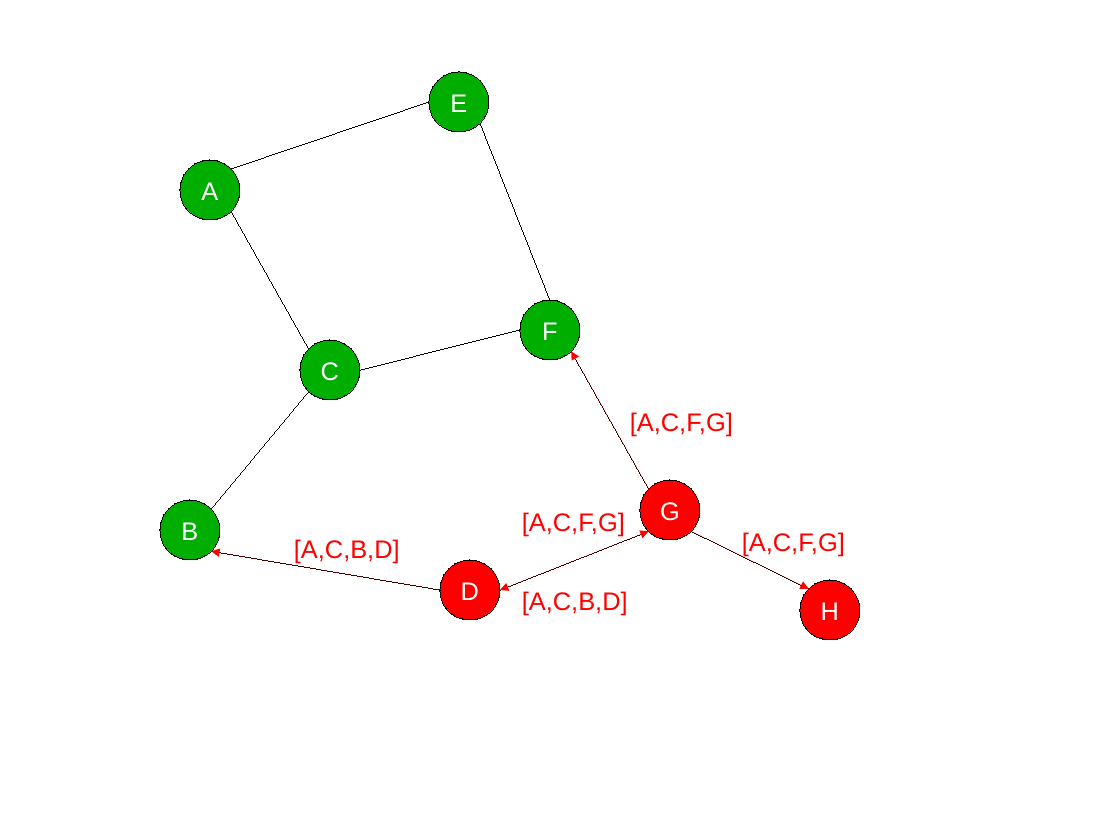
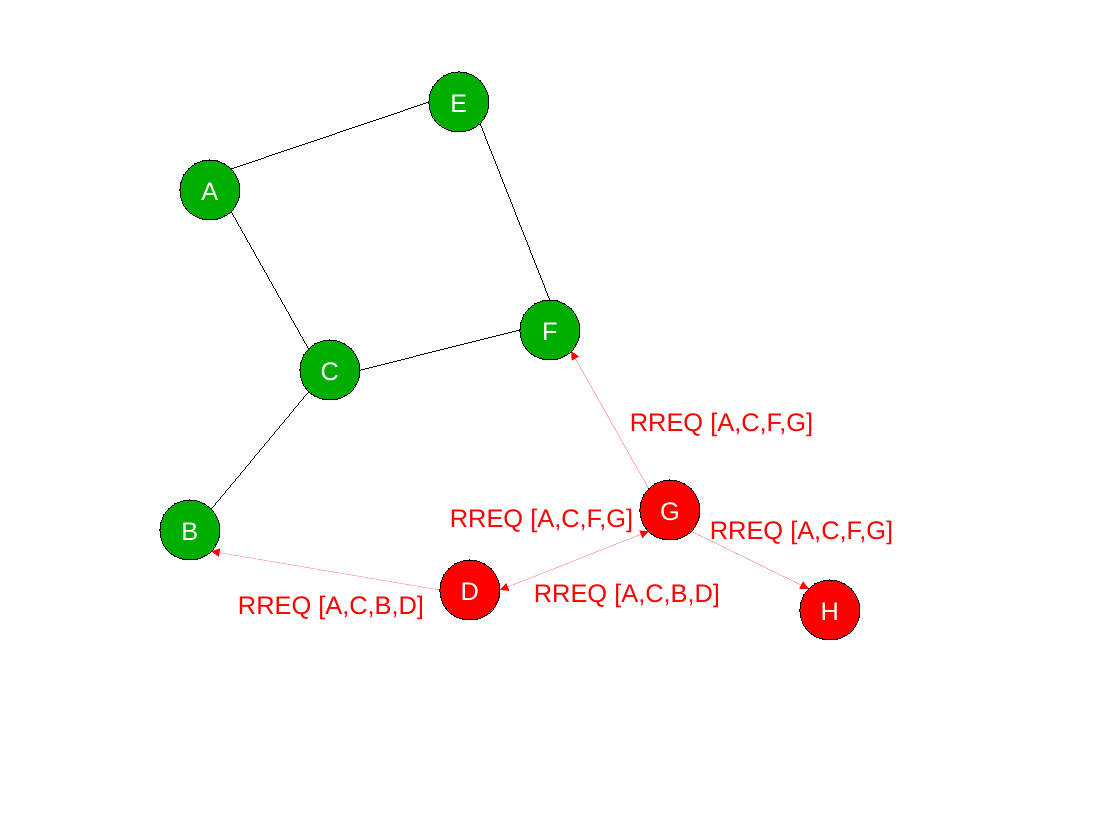
Before and after one commit to lbarbisan/adhoc, a slide deck: slide 6 of work/dsr/dsr_routage.odp. Drawn at 1120x840 pixels with LibreOffice and Linux fonts; fonts in the diff are those of the drawing. Boxes give left, top, right and bottom in pixels: in the first picture for what was removed or moved away, otherwise in the second. Text is boxed around its words. In the diff, an @@ line names an element or a change of style, - is before the commit and + after.

```diff
--- a/work/dsr/dsr_routage.odp
+++ b/work/dsr/dsr_routage.odp
@@ line removed from (571, 352) to (649, 489) @@
@@ text at [630,412,813,437]: text changed @@
-[A,C,F,G]
+RREQ [A,C,F,G]
@@ text at [450,508,633,533]: text changed @@
-[A,C,F,G]
+RREQ [A,C,F,G]
@@ line removed from (500, 590) to (649, 532) @@
@@ line removed from (691, 532) to (809, 588) @@
@@ text at [710,520,893,545]: text changed @@
-[A,C,F,G]
+RREQ [A,C,F,G]
@@ line removed from (211, 552) to (440, 590) @@
@@ text at [238,595,424,619]: text changed @@
-[A,C,B,D]
+RREQ [A,C,B,D]
@@ text at [534,583,720,607]: text changed @@
-[A,C,B,D]
+RREQ [A,C,B,D]
```
Also in this commit, not shown: 4 other slides changed, 5 slides added.
